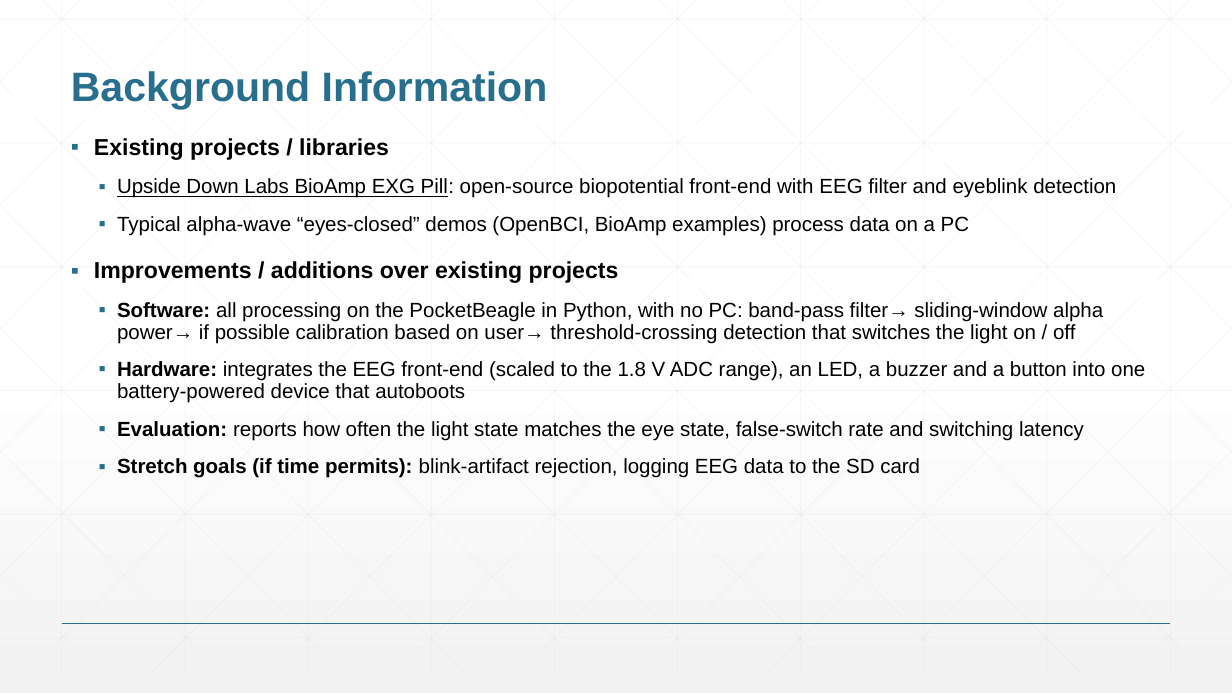
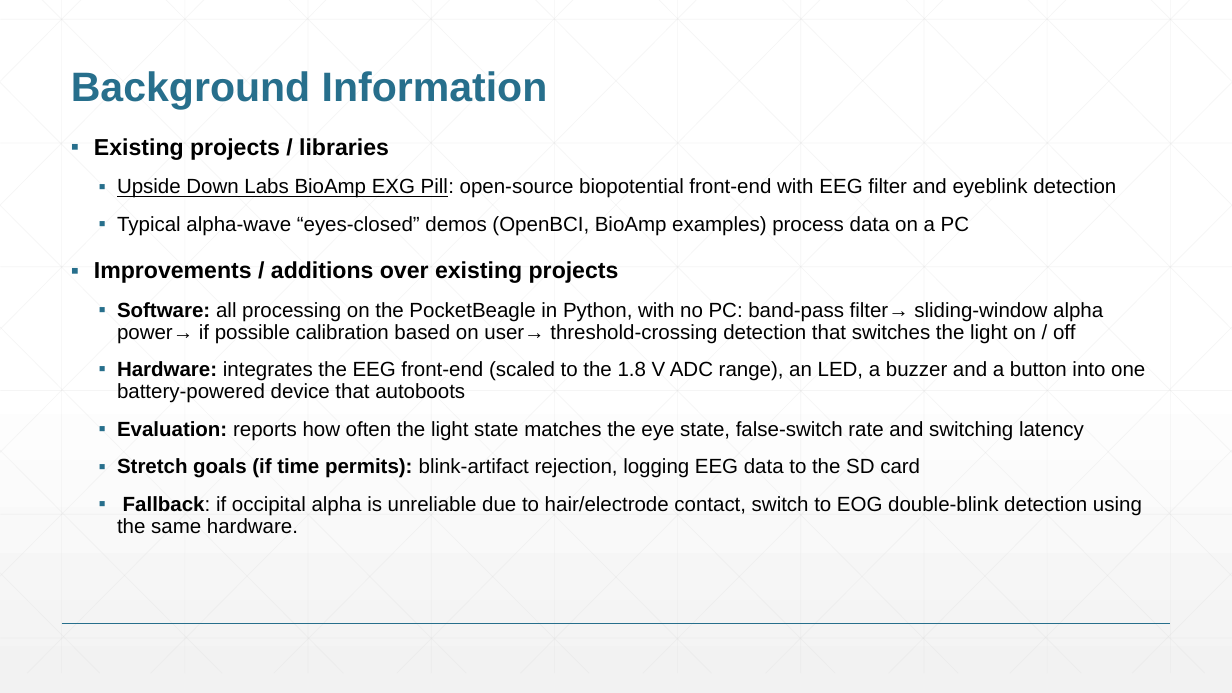
Before and after one commit to sunnyyaaa/EDES301, a slide deck: slide 3 of project_01/docs/Yu_EDES301_project_01_proposal.pptx. Drawn at 1232x693 pixels with LibreOffice and Linux fonts; fonts in the diff are those of the drawing. Boxes give left, top, right and bottom in pixels: in the first picture for what was removed or moved away, otherwise in the second. Text is boxed around its words. In the diff, an @@ line names an element or a change of style, - is before the commit and + after.

```diff
--- a/project_01/docs/Yu_EDES301_project_01_proposal.pptx
+++ b/project_01/docs/Yu_EDES301_project_01_proposal.pptx
@@ text at (117, 496, 1142, 534): paragraph added @@
+  ▪ Fallback: if occipital alpha is unreliable due to hair/electrode contact, switch to EOG double-blink detection using the same hardware.
```
Also in this commit, not shown: 1 other slide changed.
